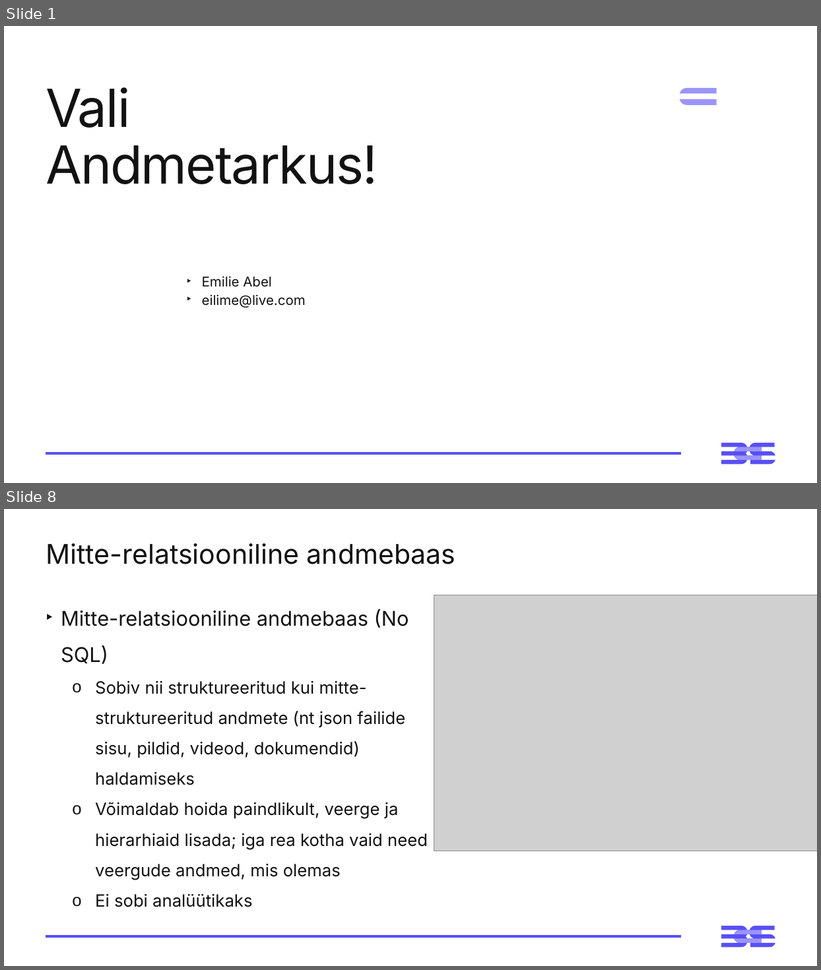
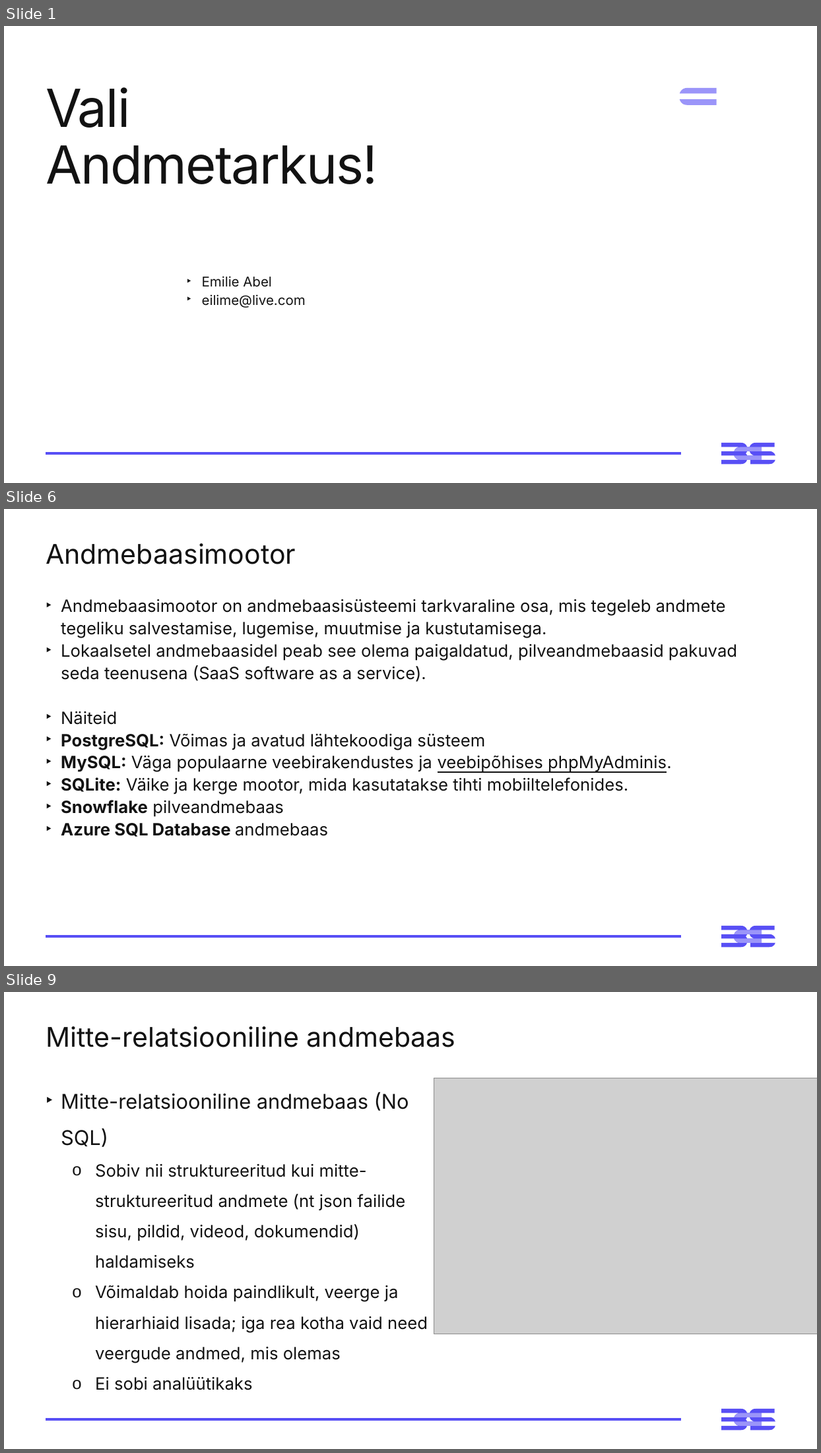
Before and after one commit to emilieabel/andmetarkus, a slide deck: Materjalid/Day6 SQL/6-paev-andmetarkus-esitlus.pptx. Shown one above the other, each under a label of ours: slides 1 and 8 before the commit, slides 1, 6 and 9 after it; the slides between them are not shown. The pictures are 821x970 and 821x1453 pixels, drawn with LibreOffice and Linux fonts; fonts in the diff are those of the drawing; grey boxes stand for pictures; background and template pictures are left out. Boxes give left, top, right and bottom in pixels: in the first picture for what was removed or moved away, otherwise in the second. Text is boxed around its words. In the diff, an @@ line names an element or a change of style, - is before the commit and + after.

```diff
--- a/Materjalid/Day6 SQL/6-paev-andmetarkus-esitlus.pptx
+++ b/Materjalid/Day6 SQL/6-paev-andmetarkus-esitlus.pptx
@@ slide 6 added at box(4, 509, 817, 966), background #FFFFFF; not listed: 3 template elements that a slide beside it also shows @@
@@ title added at box(46, 543, 296, 564), 32 pt, text #121212 @@
+Andmebaasimootor
@@ text added at box(61, 599, 737, 837), 20 pt, text #121212 @@
+‣ Andmebaasimootor on andmebaasisüsteemi tarkvaraline osa, mis tegeleb andmete tegeliku salvestamise, lugemise, muutmise ja kustutamisega.
+‣ Lokaalsetel andmebaasidel peab see olema paigaldatud, pilveandmebaasid pakuvad seda teenusena (SaaS software as a service).
+‣ Näiteid
+‣ PostgreSQL: Võimas ja avatud lähtekoodiga süsteem
+‣ MySQL: Väga populaarne veebirakendustes ja veebipõhises phpMyAdminis.
+‣ SQLite: Väike ja kerge mootor, mida kasutatakse tihti mobiiltelefonides.
+‣ Snowflake pilveandmebaas
+‣ Azure SQL Database andmebaas
@@ what was slide 8 is now slide 9 @@
```
Also in this commit, not shown: 7 slides changed, 1 other slide added, 1 slide removed.
